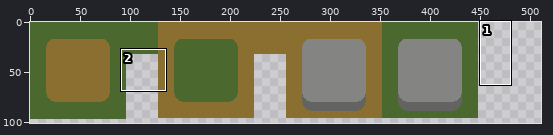
Pixel-art file: images/tileset.aseprite. The picture above shows the old version from afar; the outline marks the close-up.
Close-up. First the earlier version:
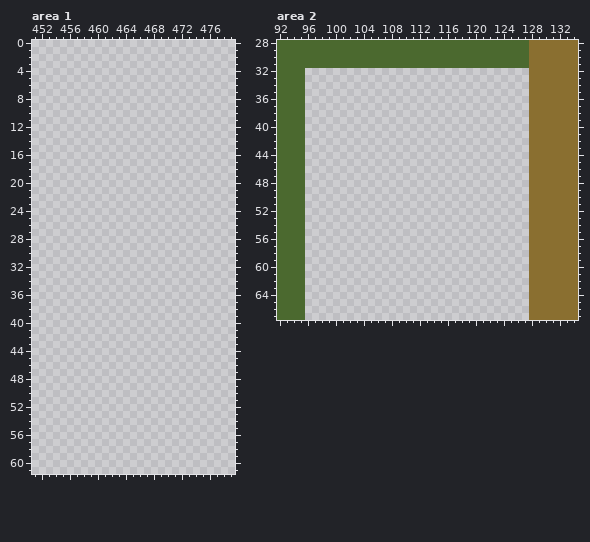
512x512 pixels, 1 frame. Shown: area 1: x 451..479, y 0..61; area 2: x 92..134, y 28..67. The wide view leaves out empty margins. The commit also changed other parts of the picture, which this record leaves out.
After:
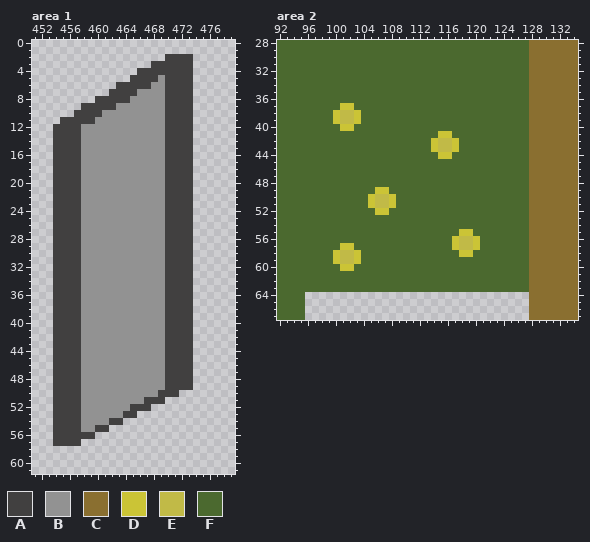
Palette (. is transparent): A #414040  B #929292  C #8a6f30  D #cbc436  E #c1ba47  F #4b692f
What changed:
Area 1, layer "Layer 1":
Colour A is added in row 2 at x 470 to 473; in row 3 at x 468 to 473; in row 4 at x 466 to 473; in row 5 at x 465 to 468 and 470 to 473; in row 6 at x 463 to 467 and 470 to 473; in row 7 at x 462 to 465 and 470 to 473.
Colour A is added in row 8 at x 460 to 464 and 470 to 473; in row 9 at x 458 to 462 and 470 to 473; in row 10 at x 457 to 460 and 470 to 473; in row 11 at x 455 to 459 and 470 to 473; in rows 12 to 49 at x 454 to 457 and 470 to 473; in row 50 at x 454 to 457 and 469 to 471.
Colour A is added in row 51 at x 454 to 457 and 467 to 469; in row 52 at x 454 to 457 and 465 to 467; in row 53 at x 454 to 457 and 464 to 465; in row 54 at x 454 to 457 and 462 to 463; in row 55 at x 454 to 457 and 460 to 461; in row 56 at x 454 to 459.
Colour A is added in row 57 at x 454 to 457.
Colour B is added in row 5 at x 469; in row 6 at x 468 to 469; in row 7 at x 466 to 469; in row 8 at x 465 to 469; in row 9 at x 463 to 469; in row 10 at x 461 to 469.
Colour B is added in row 11 at x 460 to 469; in rows 12 to 49 at x 458 to 469; in row 50 at x 458 to 468; in row 51 at x 458 to 466; in row 52 at x 458 to 464; in row 53 at x 458 to 463.
Colour B is added in row 54 at x 458 to 461; in row 55 at x 458 to 459.
Area 2, layers "Layer 1", "Layer":
Colour D is added in row 37 at x 101 to 102; in rows 38 to 39 at x 100 and 103; in row 40 at x 101 to 102; in row 41 at x 115 to 116; in rows 42 to 43 at x 114 and 117; in row 44 at x 115 to 116.
Colour D is added in row 49 at x 106 to 107; in rows 50 to 51 at x 105 and 108; in row 52 at x 106 to 107; in row 55 at x 118 to 119; in row 56 at x 117 and 120; in row 57 at x 101 to 102, 117 and 120.
Colour D is added in row 58 at x 100, 103 and 118 to 119; in row 59 at x 100 and 103; in row 60 at x 101 to 102.
Colour E is added in rows 38 to 39 at x 101 to 102; in rows 42 to 43 at x 115 to 116; in rows 50 to 51 at x 106 to 107; in rows 56 to 57 at x 118 to 119; in rows 58 to 59 at x 101 to 102.
Colour F is added in rows 32 to 36 at x 96 to 127; in row 37 at x 96 to 100 and 103 to 127; in rows 38 to 39 at x 96 to 99 and 104 to 127; in row 40 at x 96 to 100 and 103 to 127; in row 41 at x 96 to 114 and 117 to 127; in rows 42 to 43 at x 96 to 113 and 118 to 127.
Colour F is added in row 44 at x 96 to 114 and 117 to 127; in rows 45 to 48 at x 96 to 127; in row 49 at x 96 to 105 and 108 to 127; in rows 50 to 51 at x 96 to 104 and 109 to 127; in row 52 at x 96 to 105 and 108 to 127; in rows 53 to 54 at x 96 to 127.
Colour F is added in row 55 at x 96 to 117 and 120 to 127; in row 56 at x 96 to 116 and 121 to 127; in row 57 at x 96 to 100, 103 to 116 and 121 to 127; in row 58 at x 96 to 99, 104 to 117 and 120 to 127; in row 59 at x 96 to 99 and 104 to 127; in row 60 at x 96 to 100 and 103 to 127.
Colour F is added in rows 61 to 63 at x 96 to 127.
Changed places in both close-ups, as pixel boxes (x1, y1, x2, y2):
added: (53, 54, 193, 446)
added: (305, 68, 529, 292)
